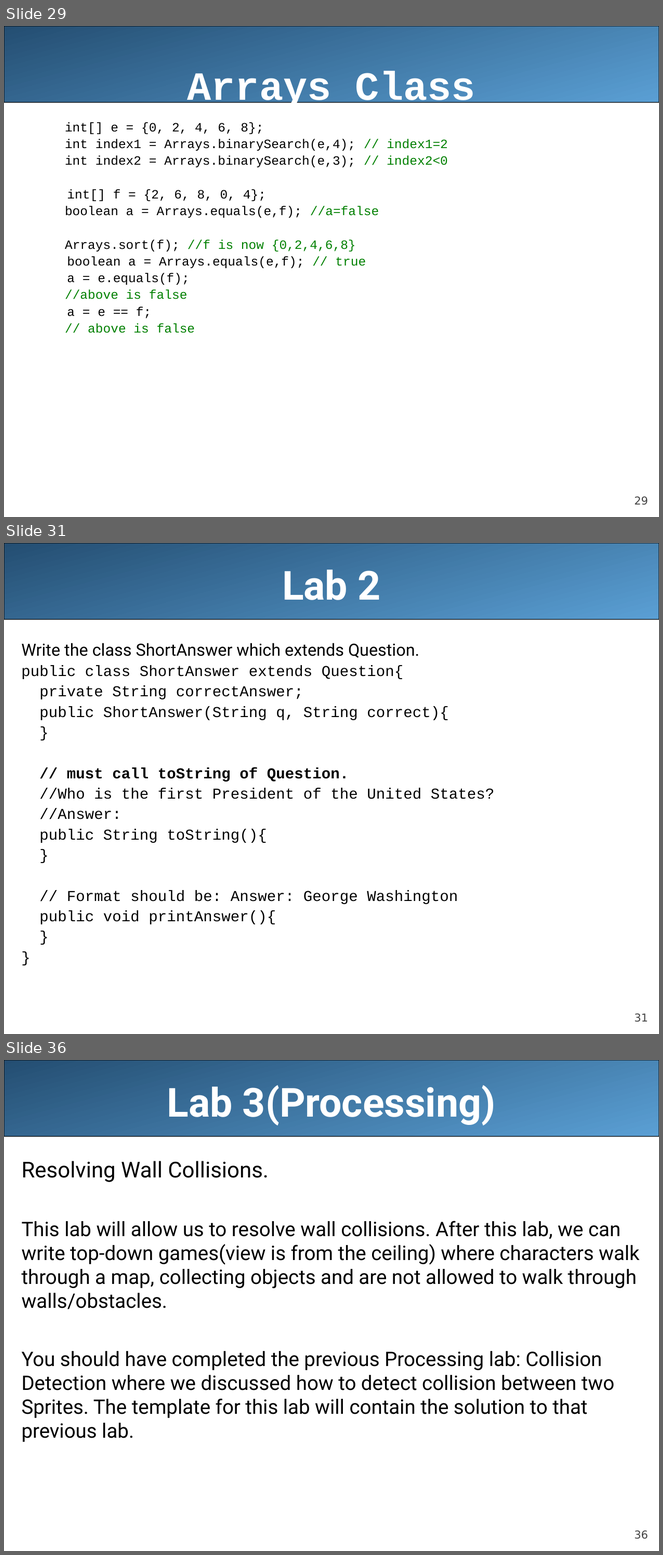
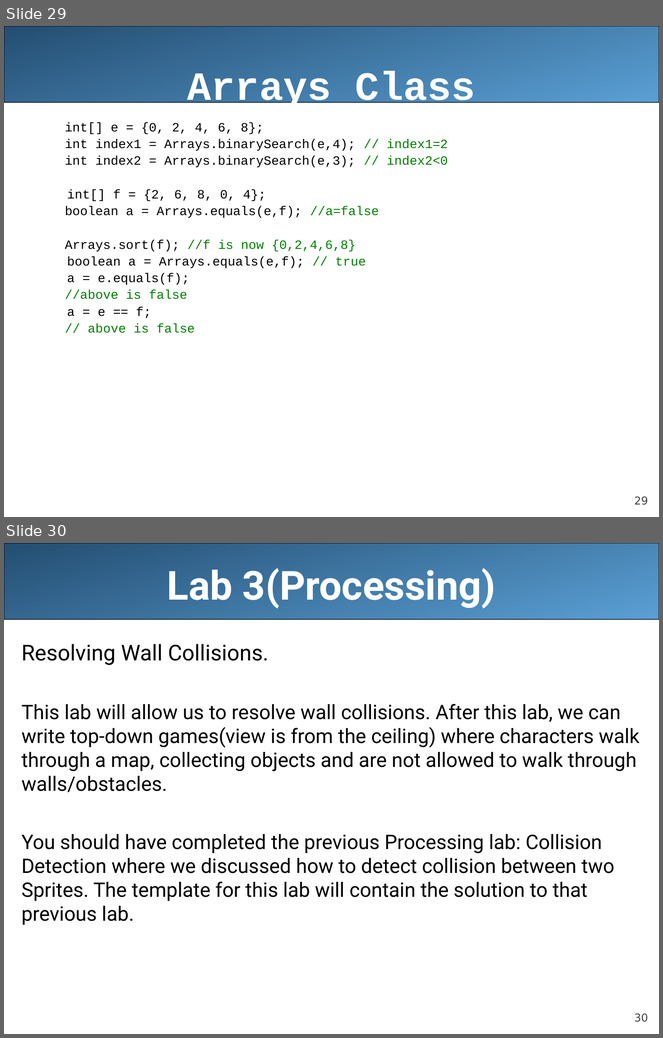
Before and after one commit to LongBaoNguyen/longbaonguyen.github.io, a slide deck: courses/apcsa/lecture19.ppt. Shown one above the other, each under a label of ours: slides 29, 31 and 36 before the commit, slides 29 and 30 after it; the slides between them are not shown. The pictures are 663x1555 and 663x1038 pixels, drawn with LibreOffice and Linux fonts; fonts in the diff are those of the drawing. Boxes give left, top, right and bottom in pixels: in the first picture for what was removed or moved away, otherwise in the second. Text is boxed around its words. In the diff, an @@ line names an element or a change of style, - is before the commit and + after.

```diff
--- a/courses/apcsa/lecture19.ppt
+++ b/courses/apcsa/lecture19.ppt
@@ slide 31 removed at (x1=4, y1=543, x2=659, y2=1034), background #FFFFFF; not listed: 2 template elements that a slide beside it also shows @@
@@ title removed at (x1=282, y1=570, x2=380, y2=600) @@
-Lab 2
@@ text removed at (x1=21, y1=643, x2=494, y2=925) @@
-Write the class ShortAnswer which extends Question.
-public class ShortAnswer extends Question{
-private String correctAnswer;
-public ShortAnswer(String q, String correct){
-}
-// must call toString of Question.
-//Who is the first President of the United States?
-//Answer:
-public String toString(){
-}
-// Format should be: Answer: George Washington
-public void printAnswer(){
-}
-}
@@ what was slide 36 is now slide 30 @@
@@ page number at (x1=634, y1=1014, x2=648, y2=1022): text changed @@
-36
+30
```
Also in this commit, not shown: 5 other slides removed, 9 other files.
